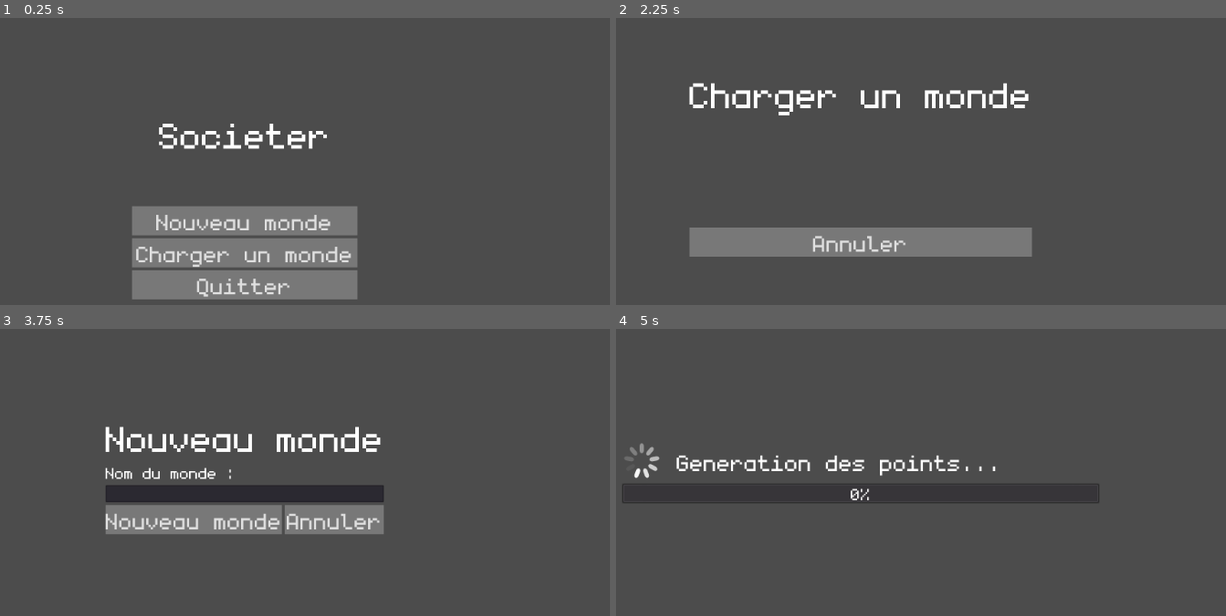
Above: before the commit, frames 1-4 (two rows, left to right).
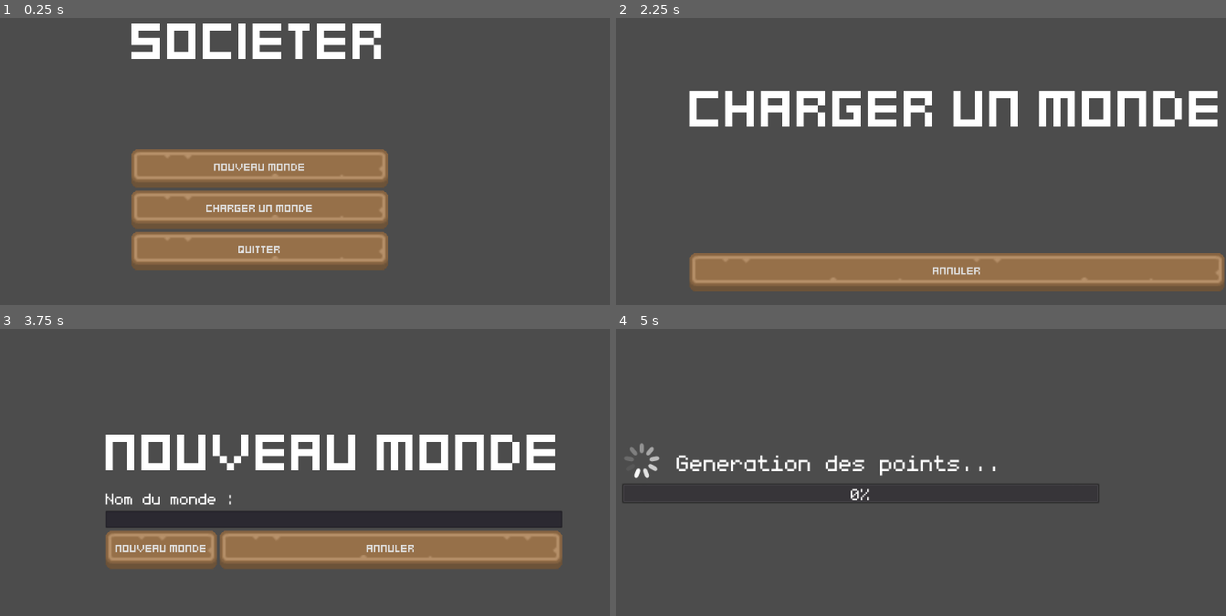
Above: after the commit, the same moments.

Repository: eriwyn/societer
Game: Godot game, scene res://menu/MainMenu.tscn
The game is run twice, just before and just after one commit, with the same random seed, the same clock (stepped at 60 frames per second) and the same inputs.
Inputs:
- Up to frame 1 (0.25 s): no input
- Up to frame 2 (2.25 s): click "Nouveau monde" at 0.5 s; click "Annuler" at 1.25 s; click "Charger un monde" at 2 s
- Up to frame 3 (3.75 s): click "Annuler" at 2.75 s; click "Nouveau monde" at 3.5 s
- Up to frame 4 (5 s): click "Nouveau monde" at 4.25 s

The runs differ from the first frame. In frame 1, 25% of the frame differs, in the area x 21-64%, y 1-99%; in frame 2, 23%; in frame 3, 24%; in frame 4, nothing differs.

Commit message:
température

Diff:
--- a/menu/MainMenu.tscn
+++ b/menu/MainMenu.tscn
@@ -16,35 +16,35 @@
 anchor_top = 0.5
 anchor_right = 0.5
 anchor_bottom = 0.5
-margin_left = -158.0
-margin_top = -74.5
-margin_right = 158.0
-margin_bottom = 74.5
+margin_left = -159.0
+margin_top = -226.0
+margin_right = 159.0
+margin_bottom = 226.0
 
 [node name="Title" type="Label" parent="VBoxContainer"]
-margin_right = 316.0
-margin_bottom = 131.0
+margin_right = 360.0
+margin_bottom = 203.0
 text = "Societer
 "
 align = 1
 
 [node name="NewButton" type="Button" parent="VBoxContainer"]
-margin_top = 135.0
-margin_right = 316.0
-margin_bottom = 176.0
+margin_top = 207.0
+margin_right = 360.0
+margin_bottom = 261.0
 theme = SubResource( 1 )
 text = "Nouveau monde"
 
 [node name="LoadButton" type="Button" parent="VBoxContainer"]
-margin_top = 180.0
-margin_right = 316.0
-margin_bottom = 221.0
+margin_top = 265.0
+margin_right = 360.0
+margin_bottom = 319.0
 text = "Charger un monde"
 
 [node name="QuitButton" type="Button" parent="VBoxContainer"]
-margin_top = 225.0
-margin_right = 316.0
-margin_bottom = 266.0
+margin_top = 323.0
+margin_right = 360.0
+margin_bottom = 377.0
 text = "Quitter"
 
 [node name="Viewport" type="Viewport" parent="."]
--- a/project.godot
+++ b/project.godot
@@ -97,4 +97,5 @@
 
 [rendering]
 
+2d/options/ninepatch_mode=0
 environment/default_environment="res://world/default_env.tres"
--- a/theme/theme.tres
+++ b/theme/theme.tres
@@ -1,82 +1,56 @@
-[gd_resource type="Theme" load_steps=21 format=2]
+[gd_resource type="Theme" load_steps=11 format=2]
 
-[ext_resource path="res://theme/fonts/monogram.ttf" type="DynamicFontData" id=1]
+[ext_resource path="res://theme/imgs/buttonLong_brown_pressed.png" type="Texture" id=2]
+[ext_resource path="res://theme/fonts/Kenney Mini Square.ttf" type="DynamicFontData" id=3]
+[ext_resource path="res://theme/imgs/buttonLong_brown.png" type="Texture" id=4]
 
-[sub_resource type="DynamicFontData" id=1]
-font_path = "res://theme/fonts/monogram.ttf"
-
-[sub_resource type="DynamicFont" id=2]
-size = 50
-font_data = SubResource( 1 )
-
-[sub_resource type="Gradient" id=12]
-interpolation_mode = 1
-colors = PoolColorArray( 0.596078, 0.596078, 0.596078, 1, 1, 1, 1, 1 )
-
-[sub_resource type="GradientTexture" id=13]
-gradient = SubResource( 12 )
-
-[sub_resource type="GradientTexture" id=14]
+[sub_resource type="DynamicFont" id=16]
+font_data = ExtResource( 3 )
 
 [sub_resource type="StyleBoxTexture" id=15]
-texture = SubResource( 14 )
-normal_map = SubResource( 13 )
-region_rect = Rect2( 0, 0, 2048, 1 )
 
-[sub_resource type="Gradient" id=16]
-interpolation_mode = 1
-colors = PoolColorArray( 0.47451, 0.47451, 0.47451, 1, 1, 1, 1, 1 )
+[sub_resource type="StyleBoxTexture" id=12]
+texture = ExtResource( 4 )
+region_rect = Rect2( 0, 0, 380, 98 )
+margin_left = 14.0
+margin_right = 14.0
+margin_top = 14.0
+margin_bottom = 20.0
+axis_stretch_horizontal = 1
+axis_stretch_vertical = 1
 
-[sub_resource type="GradientTexture" id=17]
-gradient = SubResource( 16 )
+[sub_resource type="StyleBoxTexture" id=13]
+texture = ExtResource( 4 )
+region_rect = Rect2( 0, 0, 380, 98 )
+margin_left = 14.0
+margin_right = 14.0
+margin_top = 14.0
+margin_bottom = 20.0
+axis_stretch_horizontal = 1
+axis_stretch_vertical = 1
 
-[sub_resource type="StyleBoxTexture" id=18]
-texture = SubResource( 17 )
-region_rect = Rect2( 0, 0, 2048, 1 )
+[sub_resource type="StyleBoxTexture" id=14]
+texture = ExtResource( 2 )
+region_rect = Rect2( 0, 0, 380, 98 )
+margin_left = 14.0
+margin_right = 14.0
+margin_top = 26.0
+margin_bottom = 14.0
+axis_stretch_horizontal = 1
+axis_stretch_vertical = 1
 
-[sub_resource type="Gradient" id=19]
-interpolation_mode = 1
-colors = PoolColorArray( 0.266667, 0.266667, 0.266667, 1, 1, 1, 1, 1 )
-
-[sub_resource type="GradientTexture" id=20]
-gradient = SubResource( 19 )
-
-[sub_resource type="StyleBoxTexture" id=21]
-texture = SubResource( 20 )
-region_rect = Rect2( 0, 0, 2048, 1 )
-
-[sub_resource type="Gradient" id=6]
-interpolation_mode = 1
-colors = PoolColorArray( 0.47451, 0.47451, 0.47451, 1, 1, 1, 1, 1 )
-
-[sub_resource type="GradientTexture" id=7]
-gradient = SubResource( 6 )
-
-[sub_resource type="StyleBoxTexture" id=5]
-texture = SubResource( 7 )
-region_rect = Rect2( 0, 0, 2048, 1 )
-
-[sub_resource type="Gradient" id=9]
-interpolation_mode = 1
-colors = PoolColorArray( 0.239216, 0.239216, 0.239216, 1, 1, 1, 1, 1 )
-
-[sub_resource type="GradientTexture" id=10]
-gradient = SubResource( 9 )
-
-[sub_resource type="StyleBoxTexture" id=11]
-texture = SubResource( 10 )
-region_rect = Rect2( 0, 0, 2048, 1 )
+[sub_resource type="DynamicFont" id=11]
 
 [sub_resource type="DynamicFont" id=8]
 size = 80
-font_data = ExtResource( 1 )
+font_data = ExtResource( 3 )
 
 [resource]
 Button/colors/font_color_hover = Color( 0.854902, 0.439216, 0.439216, 1 )
-Button/fonts/font = SubResource( 2 )
-Button/styles/disabled = SubResource( 15 )
-Button/styles/focus = SubResource( 18 )
-Button/styles/hover = SubResource( 21 )
-Button/styles/normal = SubResource( 5 )
-Button/styles/pressed = SubResource( 11 )
+Button/fonts/font = SubResource( 16 )
+Button/styles/focus = SubResource( 15 )
+Button/styles/hover = SubResource( 12 )
+Button/styles/normal = SubResource( 13 )
+Button/styles/pressed = SubResource( 14 )
+Fonts/fonts/normal = SubResource( 11 )
 Label/fonts/font = SubResource( 8 )
--- a/ui/map/map.gd
+++ b/ui/map/map.gd
@@ -19,6 +19,8 @@
 			if center.get_data("ocean"):
 				# var factor = pow((center.get_elevation()+1.001), 10) / 5.0
 				color = Color("#5e4fa2")
+			if center.get_data("snow"):
+				color = Color.white
 			# if center.get_data("coast"):
 				# color = Color.black
 			if center.polygon().size() > 2:
--- a/utils/terrain/Terrain.gd
+++ b/utils/terrain/Terrain.gd
@@ -975,3 +975,11 @@
 		# print(idx)
 		centers.append(get_center(idx))
 	return centers
+
+func get_parameters():
+	return {
+		"name": _name,
+		"width": _width,
+		"height": _height,
+		"spacing": _spacing
+	}
--- a/utils/terrain_mesh/TerrainMesh.gd
+++ b/utils/terrain_mesh/TerrainMesh.gd
@@ -19,6 +19,9 @@
 			var material_id = Global.materials[center.get_data("material")]
 			var top_uv = Vector2(0, float(material_id) / (Global.materials.size()-1))
 			var border_uv = Vector2(1, float(material_id) / (Global.materials.size()-1))
+			if center.get_data("snow"):
+				top_uv.y = float(Global.materials["snow"]) / (Global.materials.size()-1)
+
 			var corner_number =  center.corner_count()
 			for corner_count in corner_number:
 				var current_corner = center.corner(corner_count)
--- a/utils/world_generation/WorldGeneration.gd
+++ b/utils/world_generation/WorldGeneration.gd
@@ -47,6 +47,9 @@
 	Global.loadings["world_creation"].new_phase("Generation des continents...", Global.terrain.get_centers().size())
 	for center in Global.terrain.get_centers():
 		center.set_elevation(find_elevation(center.point2d()))
+		center.set_data("temperature", find_temperature(center))
+		if center.get_data("temperature") > 0.5:
+			center.set_data("snow", true)
 		if center.get_elevation() <= 0.0:
 			center.set_data("water", true)
 		if center.get_elevation() >= mountain_height:
@@ -238,6 +241,14 @@
 	elevation = (elevation * terraces) / terraces
 	return elevation
 
+func find_temperature(center):
+
+	var poles = 4
+	var equator = -4
+	var elevation = center.get_elevation()
+	var latitude = sin(PI * (float(center.point2d().y) / float(Global.terrain.get_parameters()["height"])))
+	var temperature = 40*elevation*elevation + poles + (equator-poles) * latitude
+	return temperature
 
 func fill_oceans():
 	var stack = []
--- a/world/default_env.tres
+++ b/world/default_env.tres
@@ -1,6 +1,7 @@
 [gd_resource type="Environment" load_steps=2 format=2]
 
 [sub_resource type="ProceduralSky" id=1]
+sky_top_color = Color( 0.776471, 0.854902, 0.898039, 1 )
 
 [resource]
 background_mode = 2
--- a/world/game.tscn
+++ b/world/game.tscn
@@ -1,7 +1,8 @@
-[gd_scene load_steps=14 format=2]
+[gd_scene load_steps=15 format=2]
 
 [ext_resource path="res://ui/ui.tscn" type="PackedScene" id=1]
 [ext_resource path="res://world/materials/outline.tres" type="Shader" id=2]
+[ext_resource path="res://world/default_env.tres" type="Environment" id=3]
 [ext_resource path="res://world/World3d.gd" type="Script" id=4]
 [ext_resource path="res://utils/camera/CamBase.tscn" type="PackedScene" id=5]
 
@@ -179,6 +180,7 @@
 material/0 = SubResource( 3 )
 
 [node name="WorldEnvironment" type="WorldEnvironment" parent="World3d"]
+environment = ExtResource( 3 )
 
 [node name="CamBase" parent="World3d" instance=ExtResource( 5 )]
 
@@ -191,7 +193,7 @@
 
 [node name="DirectionalLight" type="DirectionalLight" parent="World3d"]
 transform = Transform( 0.971628, 0.168947, -0.16552, 0, 0.699825, 0.714314, 0.236516, -0.694047, 0.67997, 0, 1.41623, 14.8745 )
-light_energy = 0.1
+light_energy = 0.2
 shadow_enabled = true
 
 [node name="Outline" type="MeshInstance" parent="World3d"]
--- a/world/materials/materials.json
+++ b/world/materials/materials.json
@@ -1,5 +1,6 @@
 {
   "grass": 0,
   "stone": 1,
-  "sand": 2
+  "sand": 2,
+  "snow": 3
 }
Binary file added: theme/fonts/Kenney Blocks.ttf
Binary file added: theme/fonts/Kenney Bold.ttf
Binary file added: theme/fonts/Kenney Future Narrow.ttf
Binary file added: theme/fonts/Kenney Future Square.ttf
Binary file added: theme/fonts/Kenney Future.ttf
Binary file added: theme/fonts/Kenney High Square.ttf
Binary file added: theme/fonts/Kenney High.ttf
Binary file added: theme/fonts/Kenney Mini Square Mono.ttf
Binary file added: theme/fonts/Kenney Mini Square.ttf
Binary file added: theme/fonts/Kenney Mini.ttf
Binary file added: theme/fonts/Kenney Pixel Square.ttf
Binary file added: theme/fonts/Kenney Pixel.ttf
(and 9 more such lines)
